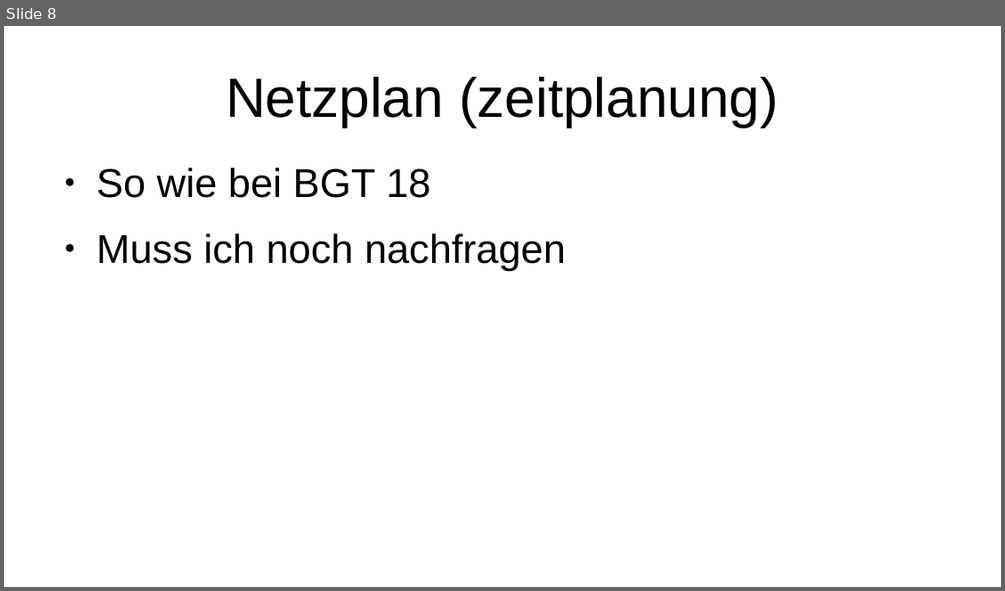
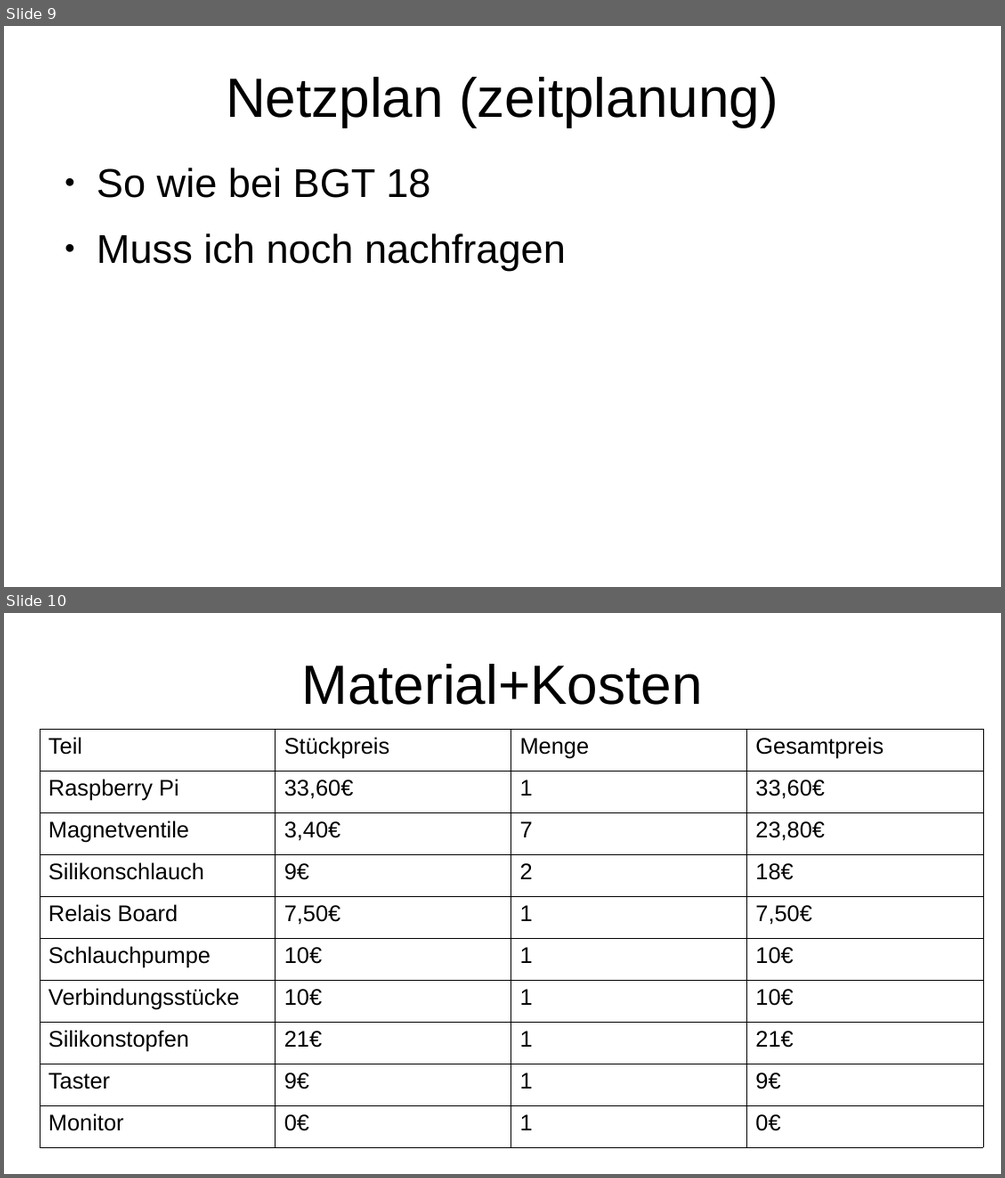
Before and after one commit to zauberwild/paamestia, a slide deck: doc/2020-12-16 Präsentation Projektvorhaben/Paamestia PPP.odp. Shown one above the other, each under a label of ours: slide 8 before the commit, slides 9 and 10 after it. The pictures are 1005x591 and 1005x1178 pixels, drawn with LibreOffice and Linux fonts; fonts in the diff are those of the drawing. Boxes give left, top, right and bottom in pixels: in the first picture for what was removed or moved away, otherwise in the second. Text is boxed around its words. In the diff, an @@ line names an element or a change of style, - is before the commit and + after.

```diff
--- a/doc/2020-12-16 Präsentation Projektvorhaben/Paamestia PPP.odp
+++ b/doc/2020-12-16 Präsentation Projektvorhaben/Paamestia PPP.odp
@@ slide 10 added at [4, 613, 1001, 1174], background #FFFFFF @@
@@ title added at [302, 664, 703, 705], 44 pt, text #000000 @@
+Material+Kosten
@@ table added at [40, 729, 984, 1147], 10 rows, 4 columns @@
+Teil | Stückpreis | Menge | Gesamtpreis
+Raspberry Pi | 33,60€ | 1 | 33,60€
+Magnetventile | 3,40€ | 7 | 23,80€
+Silikonschlauch | 9€ | 2 | 18€
+Relais Board | 7,50€ | 1 | 7,50€
+Schlauchpumpe | 10€ | 1 | 10€
+Verbindungsstücke | 10€ | 1 | 10€
+Silikonstopfen | 21€ | 1 | 21€
+Taster | 9€ | 1 | 9€
+Monitor | 0€ | 1 | 0€
@@ what was slide 8 is now slide 9 @@
```
Also in this commit, not shown: 5 other slides added, 5 slides removed.
